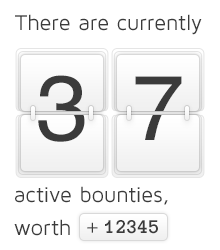
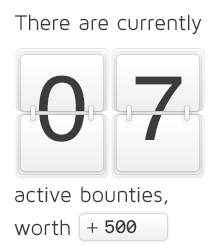
Layer changes from the first 220x250 image to the second:
added group "<< Text >>" (1st of 2) with 4 layers above "<< Text >>" over (x1=39, y1=75, x2=158, y2=234)
added group "Count" (1st of 2, in "<< Text >>") with 2 layers in group "<< Text >>" over (x1=39, y1=75, x2=85, y2=142)
added layer "Left" (5th of 7, in "<< Text >>" › "Count") in group "Count" over (x1=39, y1=75, x2=85, y2=142)
added layer "Value" (1st of 2, in "<< Text >>") in group "<< Text >>" over (x1=105, y1=220, x2=137, y2=234)
hid group "<< Text >>" (2nd of 2) (4 layers) over (x1=38, y1=75, x2=158, y2=234)
